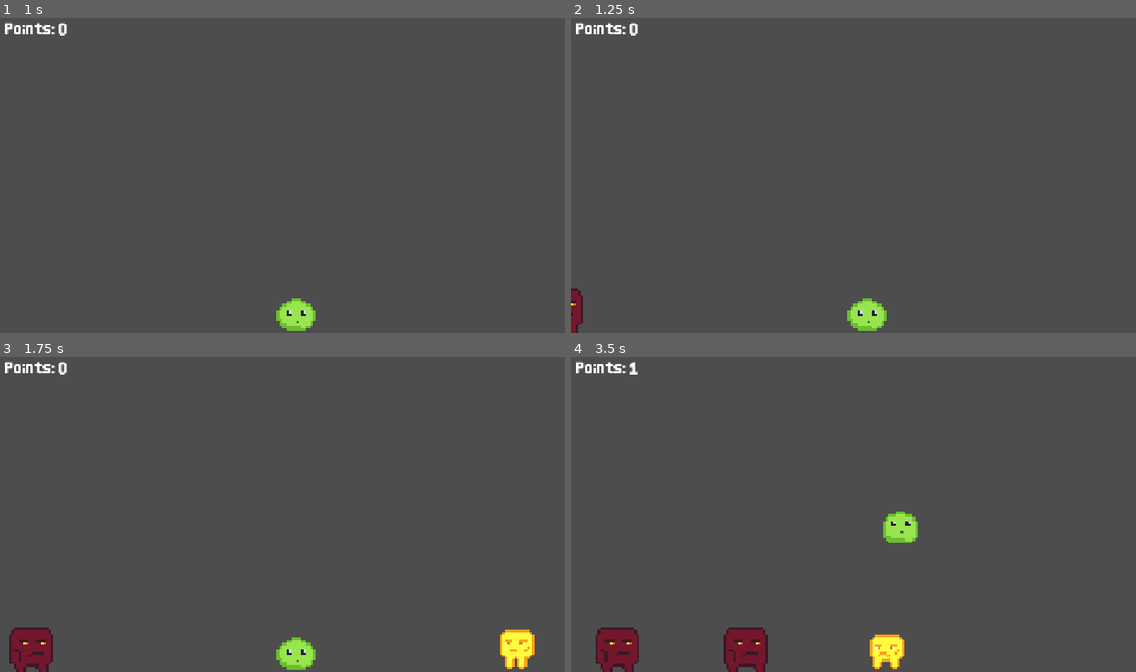
Above: before the commit, frames 1-4 (two rows, left to right).
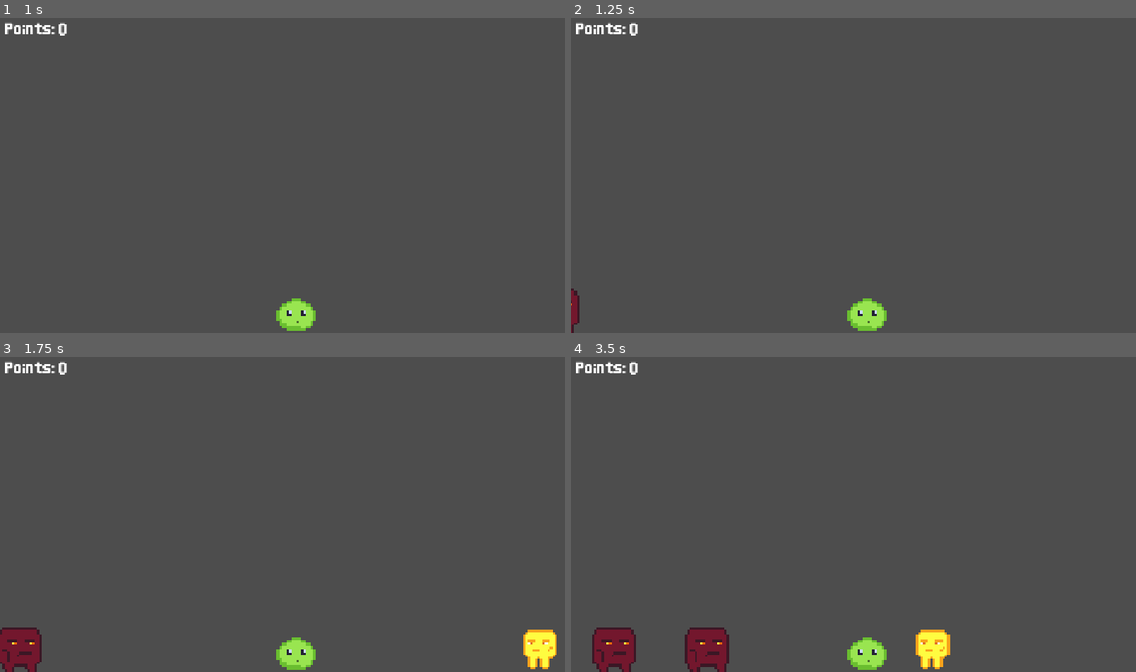
Above: after the commit, the same moments.

Repository: gnampfkuchen-oss/King-of-Blob
Game: Godot game, scene res://Scenes/main.tscn
Same seed, same stepped clock (60 frames per second), same inputs: the game is played once before the commit and once after it.
Inputs:
- Up to frame 1 (1 s): hold Right (right) from 0.53 s (still down)
- Up to frame 2 (1.25 s): keep holding Right (right)
- Up to frame 3 (1.75 s): keep holding Right (right)
- Up to frame 4 (3.5 s): release Right (right) at 2.03 s; hold Left (left) 2.03-2.78 s; hold Right (right) from 2.78 s (still down)

Frame 1 is identical in both runs. In frame 2, 0.2% of the frame differs, in the area x 0-3%, y 85-100%; in frame 3, 1.8%; in frame 4, 4.4%, in the area x 3-68%, y 1-100%.

Commit message:
Added

Diff:
--- a/new-game-project/Scenes/enemy3_L.tscn
+++ b/new-game-project/Scenes/enemy3_L.tscn
@@ -31,8 +31,9 @@
 "speed": 3.0
 }]
 
-[node name="enemy2" type="Area2D" unique_id=326283436]
+[node name="enemy4" type="Area2D" unique_id=326283436]
 script = ExtResource("1_dvsmb")
+child = null
 
 [node name="CollisionShape2D" type="CollisionShape2D" parent="." unique_id=1355255707]
 position = Vector2(-1.0000001, -1)
--- a/new-game-project/Scenes/enemy3_R.tscn
+++ b/new-game-project/Scenes/enemy3_R.tscn
@@ -31,8 +31,9 @@
 "speed": 3.0
 }]
 
-[node name="enemy2" type="Area2D" unique_id=326283436]
+[node name="enemy4" type="Area2D" unique_id=326283436]
 script = ExtResource("1_pvnoo")
+child = null
 
 [node name="CollisionShape2D" type="CollisionShape2D" parent="." unique_id=1762782164]
 position = Vector2(-7.1525574e-07, 4)
--- a/new-game-project/Scripts/enemy_2_R.gd
+++ b/new-game-project/Scripts/enemy_2_R.gd
@@ -1,5 +1,6 @@
 extends Area2D
 @export var speed: float = 100.0
+@export var child: PackedScene
 
 # Called when the node enters the scene tree for the first time.
 func _ready() -> void:
--- a/new-game-project/Scripts/enemy_3_L.gd
+++ b/new-game-project/Scripts/enemy_3_L.gd
@@ -1,5 +1,6 @@
 extends Node2D
 @export var speed: float = 100.0
+@export var child: PackedScene
 
 # Called when the node enters the scene tree for the first time.
 func _ready() -> void:
@@ -11,13 +12,22 @@
 
 # Called every frame. 'delta' is the elapsed time since the previous frame.
 func _process(delta: float) -> void:
+
 	position.x += speed * delta
 
 
 func _on_body_entered(body: Node2D) -> void:
 	if body.name == "Player":
+		var szene = load("res://Scenes/enemy1_L.tscn")
 		$AnimatedSprite2D.play("smashed")
 		await get_tree().create_timer(0.2).timeout
 		speed = 0
 		await get_tree().create_timer(0.3).timeout
+		var instanz1 = szene.instantiate()
+		instanz1.global_position = global_position
+		get_parent().call_deferred("add_child", instanz1)
+
+		var instanz2 = szene.instantiate()
+		instanz2.global_position = global_position
+		get_parent().call_deferred("add_child", instanz2)
 		queue_free()
--- a/new-game-project/Scripts/enemy_3_R.gd
+++ b/new-game-project/Scripts/enemy_3_R.gd
@@ -1,8 +1,10 @@
 extends Node2D
 @export var speed: float = 100.0
+@export var child: PackedScene
 
 # Called when the node enters the scene tree for the first time.
 func _ready() -> void:
+
 	$AnimatedSprite2D.flip_h = true
 	$AnimatedSprite2D.play("walk")
 	speed = randf_range(-100, -200)
@@ -17,8 +19,17 @@
 
 func _on_body_entered(body: Node2D) -> void:
 	if body.name == "Player":
+		var szene = load("res://Scenes/enemy1_R.tscn")
 		$AnimatedSprite2D.play("smashed")
 		await get_tree().create_timer(0.1).timeout
 		speed = 0
 		await get_tree().create_timer(0.3).timeout
+
+		var instanz1 = szene.instantiate()
+		instanz1.global_position = global_position
+		get_parent().call_deferred("add_child", instanz1)
+
+		var instanz2 = szene.instantiate()
+		instanz2.global_position = global_position
+		get_parent().call_deferred("add_child", instanz2)
 		queue_free()
